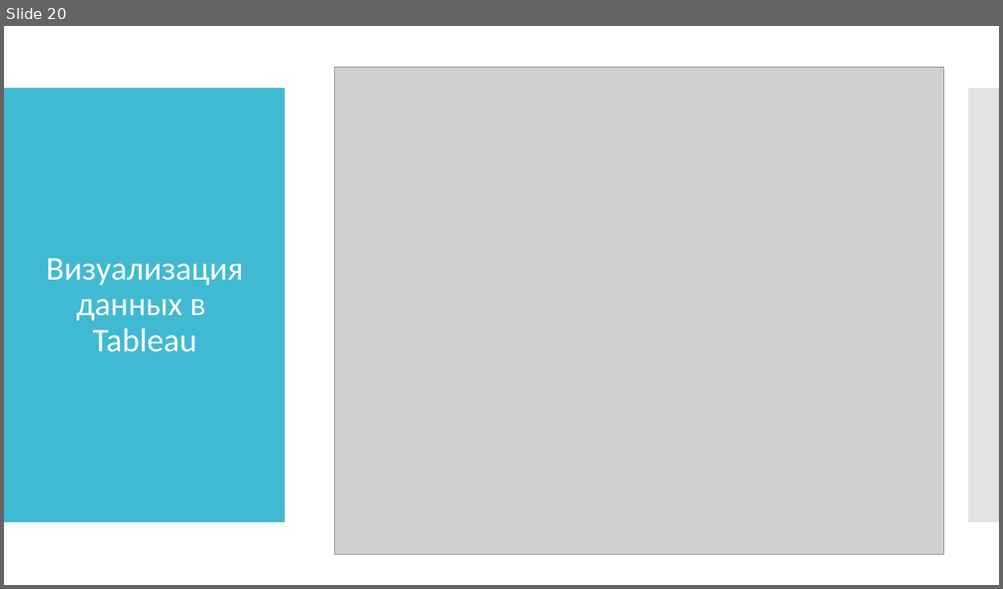
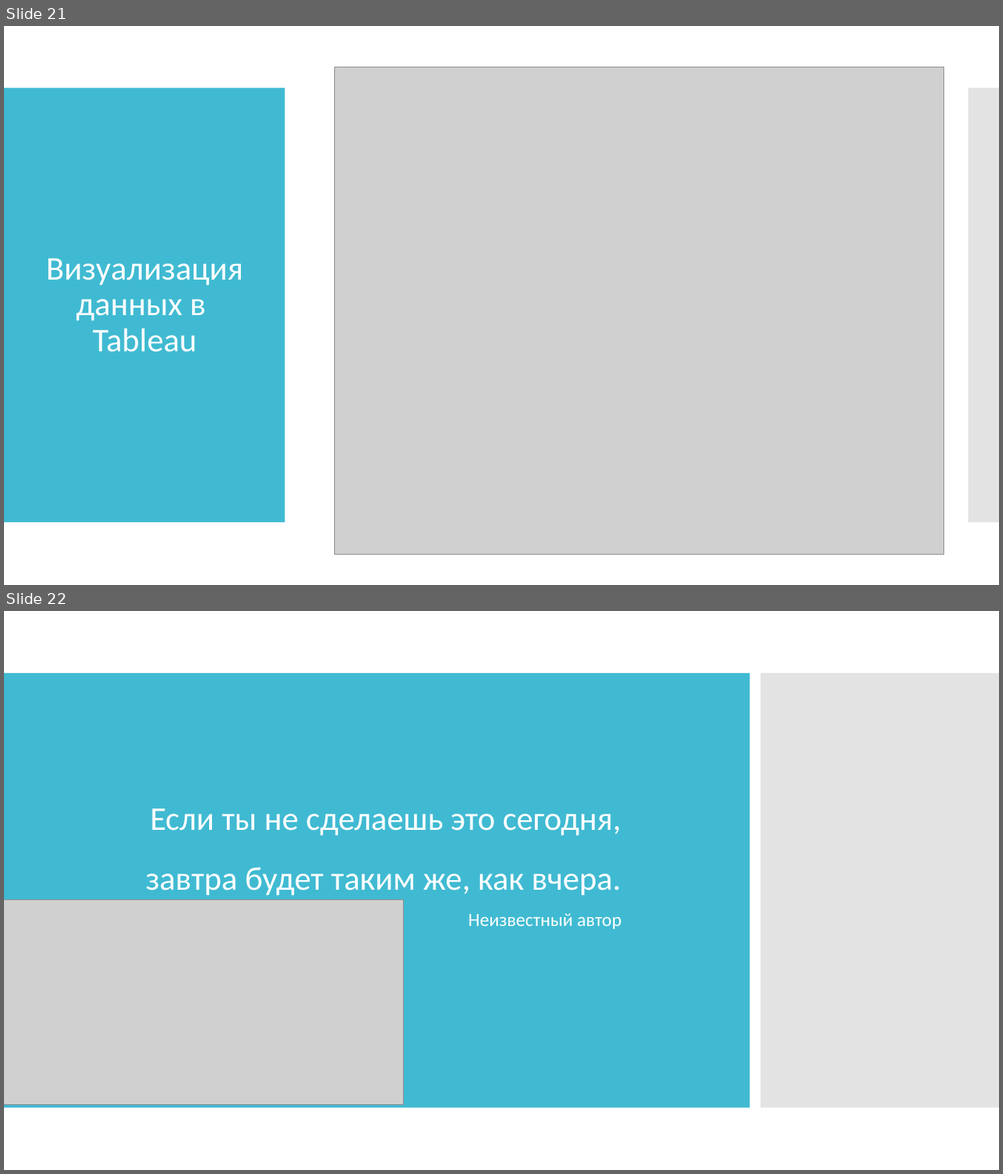
Before and after one commit to TMS-BI21-onl/Evgeniy.Pivovarchik, a slide deck: Project/Business Intelligence. Дипломный проект.pptx. Shown one above the other, each under a label of ours: slide 20 before the commit, slides 21 and 22 after it. The pictures are 1003x589 and 1003x1174 pixels, drawn with LibreOffice and Linux fonts; fonts in the diff are those of the drawing; grey boxes stand for pictures. Boxes give left, top, right and bottom in pixels: in the first picture for what was removed or moved away, otherwise in the second. Text is boxed around its words. In the diff, an @@ line names an element or a change of style, - is before the commit and + after.

```diff
--- a/Project/Business Intelligence. Дипломный проект.pptx
+++ b/Project/Business Intelligence. Дипломный проект.pptx
@@ slide 22 added at <box>4,611,999,1170</box>, background #FFFFFF @@
@@ rectangle added at <box>4,673,750,1108</box>, fill #40BAD2 @@
@@ rectangle added at <box>760,673,999,1108</box>, fill #C8C8C8 at 50% opacity @@
@@ text added at <box>145,809,621,929</box>, 32 pt, text #FFFFFF @@
+Если ты не сделаешь это сегодня, завтра будет таким же, как вчера.
+Неизвестный автор
@@ picture added at <box>4,900,403,1105</box> @@
@@ what was slide 20 is now slide 21 @@
```
Also in this commit, not shown: 1 other slide added, 2 slides removed.
